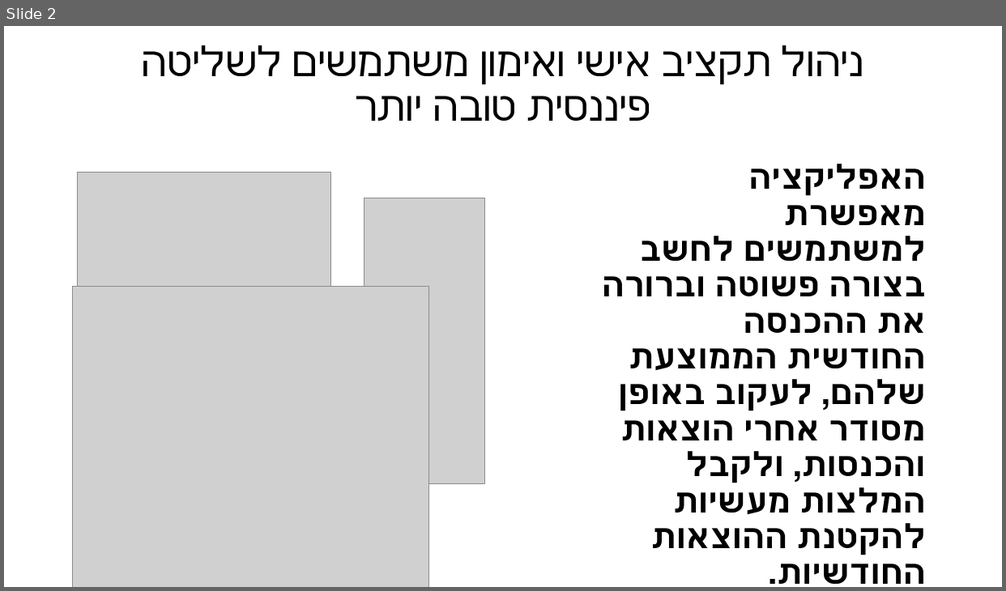
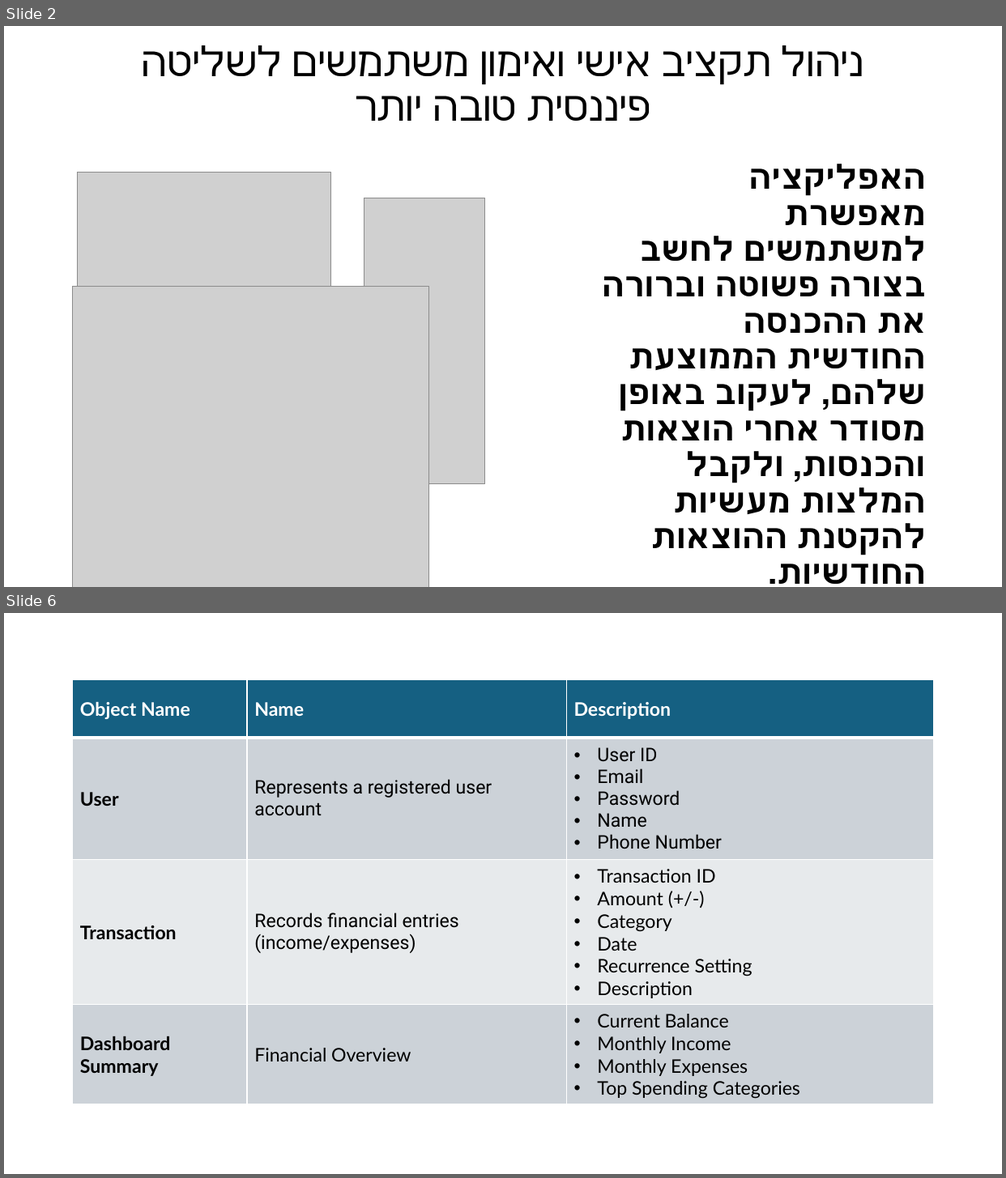
Before and after one commit to Arikatakur/Budget-Management, a slide deck: files/Budget Management Project.pptx. Shown one above the other, each under a label of ours: slide 2 before the commit, slides 2 and 6 after it; the slides between them are not shown. The pictures are 1006x591 and 1006x1178 pixels, drawn with LibreOffice and Linux fonts; fonts in the diff are those of the drawing; grey boxes stand for pictures. Boxes give left, top, right and bottom in pixels: in the first picture for what was removed or moved away, otherwise in the second. Text is boxed around its words. In the diff, an @@ line names an element or a change of style, - is before the commit and + after.

```diff
--- a/files/Budget Management Project.pptx
+++ b/files/Budget Management Project.pptx
@@ slide 6 added at [4, 613, 1002, 1174], background #FFFFFF @@
@@ table added at [73, 679, 934, 1104], 4 rows, 3 columns @@
+Object Name | Name | Description
+User | Represents a registered user account | User ID / Email / Password / Name / Phone Number
+Transaction | Records financial entries (income/expenses) | Transaction ID / Amount (+/-) / Category / Date / Recurrence Setting / Description
+Dashboard Summary | Financial Overview | Current Balance / Monthly Income / Monthly Expenses / Top Spending Categories
```
Also in this commit, not shown: 2 slides changed, 2 other slides added, 2 slides removed.
